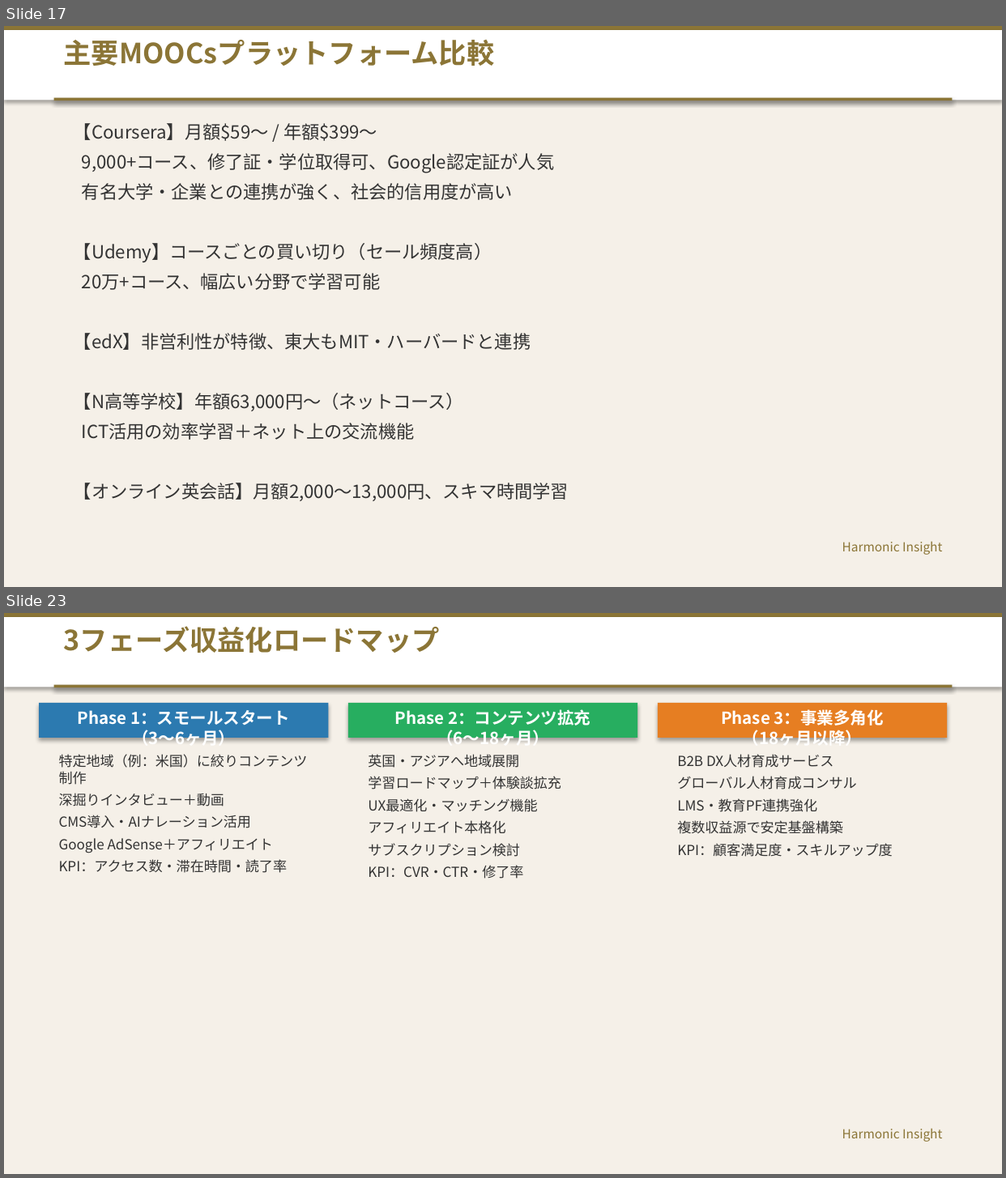
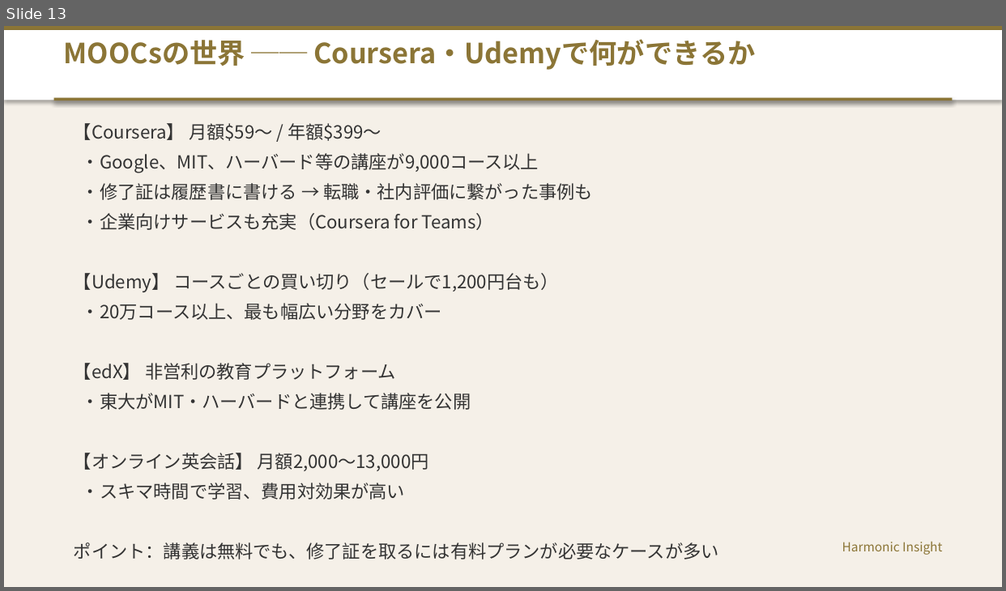
Before and after one commit to HarmonicInsight/Movie_Contents, a slide deck: 海外学習_留学_グローバルオンライン教育_プレゼンテーション.pptx. Shown one above the other, each under a label of ours: slides 17 and 23 before the commit, slide 13 after it; the slides between them are not shown. The pictures are 1006x1178 and 1006x591 pixels, drawn with LibreOffice and Linux fonts; fonts in the diff are those of the drawing. Boxes give left, top, right and bottom in pixels: in the first picture for what was removed or moved away, otherwise in the second. Text is boxed around its words. In the diff, an @@ line names an element or a change of style, - is before the commit and + after.

```diff
--- a/海外学習_留学_グローバルオンライン教育_プレゼンテーション.pptx
+++ b/海外学習_留学_グローバルオンライン教育_プレゼンテーション.pptx
@@ slide 23 removed at [4,613,1002,1174], background #FFFFFF @@
@@ rectangle removed at [4,613,1002,1174] @@
@@ rectangle removed at [4,613,1002,617] @@
@@ rectangle removed at [4,617,1002,687] @@
@@ text removed at [64,626,440,653] @@
-3フェーズ収益化ロードマップ
@@ rectangle removed at [54,685,952,688] @@
@@ rectangle removed at [39,703,328,738] @@
@@ rectangle removed at [348,703,637,738] @@
@@ text removed at [395,709,590,748] @@
-Phase 2：コンテンツ拡充
-（6〜18ヶ月）
@@ rectangle removed at [658,703,947,738] @@
@@ text removed at [721,709,884,748] @@
-Phase 3：事業多角化
-（18ヶ月以降）
@@ text removed at [77,710,290,748] @@
-Phase 1：スモールスタート
-（3〜6ヶ月）
@@ text removed at [59,754,308,873] @@
-特定地域（例：米国）に絞りコンテンツ制作
-深掘りインタビュー＋動画
-CMS導入・AIナレーション活用
-Google AdSense＋アフィリエイト
-KPI：アクセス数・滞在時間・読了率
@@ text removed at [368,754,561,879] @@
-英国・アジアへ地域展開
-学習ロードマップ＋体験談拡充
-UX最適化・マッチング機能
-アフィリエイト本格化
-サブスクリプション検討
-KPI：CVR・CTR・修了率
@@ text removed at [677,754,892,857] @@
-B2B DX人材育成サービス
-グローバル人材育成コンサル
-LMS・教育PF連携強化
-複数収益源で安定基盤構築
-KPI：顧客満足度・スキルアップ度
@@ text removed at [842,1128,942,1142] @@
-Harmonic Insight
@@ what was slide 17 is now slide 13 @@
@@ slide 13 changed as well @@
@@ text at [64,39,755,70]: text changed @@
-主要MOOCsプラットフォーム比較
+MOOCsの世界 ── Coursera・Udemyで何ができるか
@@ text at [74,123,719,560]: text changed @@
-【Coursera】月額$59〜 / 年額$399〜
-9,000+コース、修了証・学位取得可、Google認定証が人気
-有名大学・企業との連携が強く、社会的信用度が高い
-【Udemy】コースごとの買い切り（セール頻度高）
-20万+コース、幅広い分野で学習可能
-【edX】非営利性が特徴、東大もMIT・ハーバードと連携
-【N高等学校】年額63,000円〜（ネットコース）
-ICT活用の効率学習＋ネット上の交流機能
-【オンライン英会話】月額2,000〜13,000円、スキマ時間学習
+【Coursera】 月額$59〜 / 年額$399〜
+・Google、MIT、ハーバード等の講座が9,000コース以上
+・修了証は履歴書に書ける → 転職・社内評価に繋がった事例も
+・企業向けサービスも充実（Coursera for Teams）
+【Udemy】 コースごとの買い切り（セールで1,200円台も）
+・20万コース以上、最も幅広い分野をカバー
+【edX】 非営利の教育プラットフォーム
+・東大がMIT・ハーバードと連携して講座を公開
+【オンライン英会話】 月額2,000〜13,000円
+・スキマ時間で学習、費用対効果が高い
+ポイント：講義は無料でも、修了証を取るには有料プランが必要なケースが多い
```
Also in this commit, not shown: 13 other slides changed, 2 slides added, 13 other slides removed, 1 other file.
